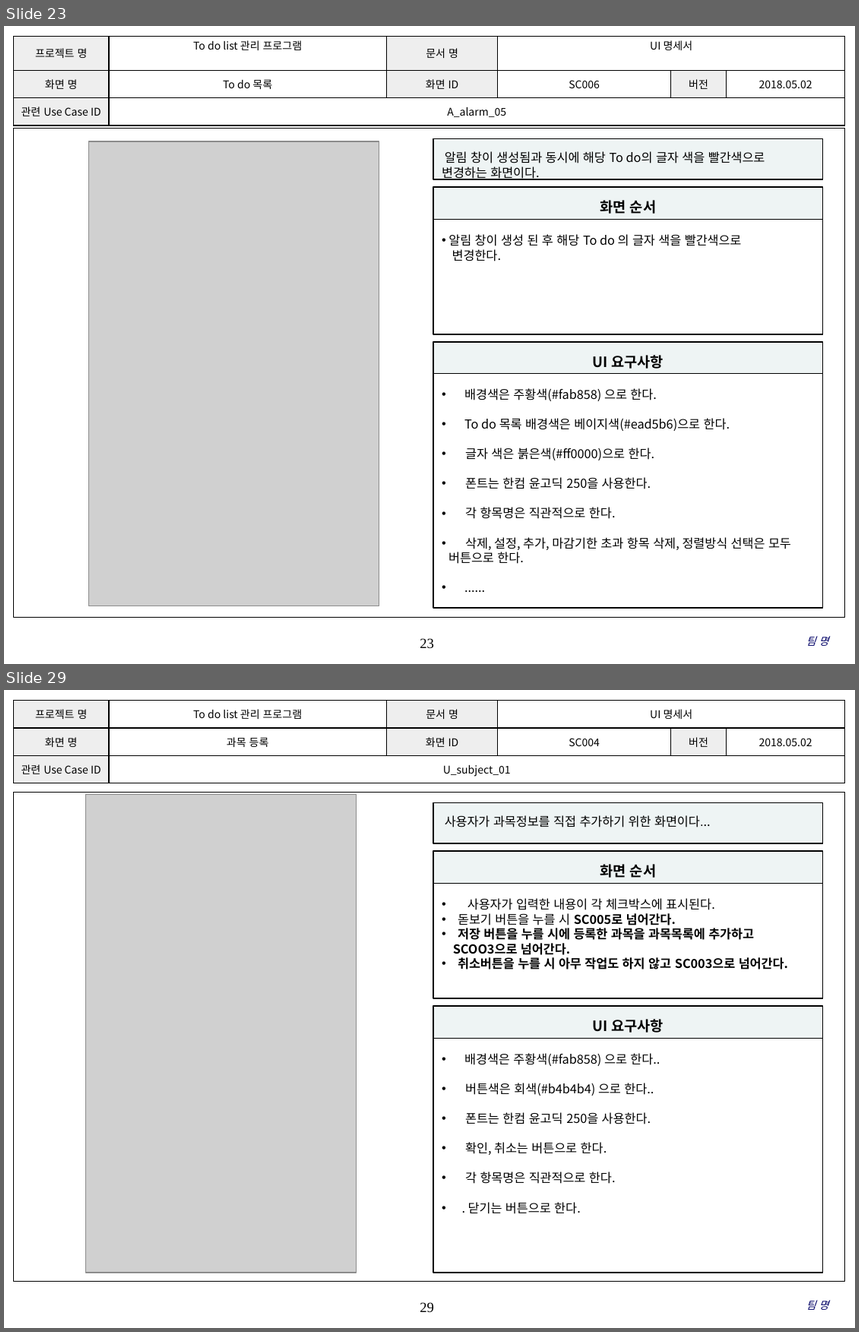
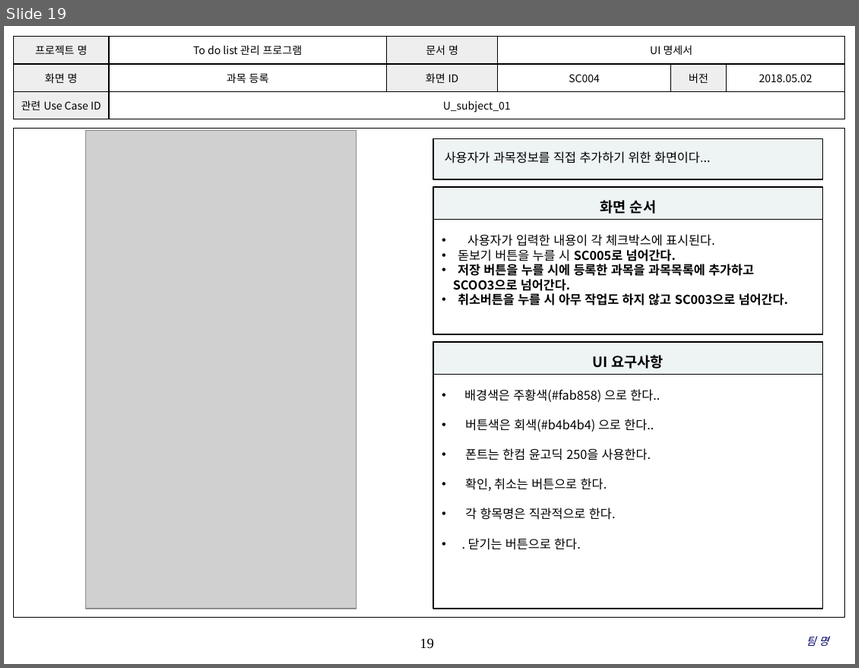
Before and after one commit to SMU-SE-Admin/18-1_5_COSIGN_Doc, a slide deck: 03 설계/UI Design Template - Cosign V1.1.3.pptx. Shown one above the other, each under a label of ours: slides 23 and 29 before the commit, slide 19 after it; the slides between them are not shown. The pictures are 859x1332 and 859x668 pixels, drawn with LibreOffice and Linux fonts; fonts in the diff are those of the drawing; grey boxes stand for pictures; background and template pictures are left out. Boxes give left, top, right and bottom in pixels: in the first picture for what was removed or moved away, otherwise in the second. Text is boxed around its words. In the diff, an @@ line names an element or a change of style, - is before the commit and + after.

```diff
--- a/03 설계/UI Design Template - Cosign V1.1.3.pptx
+++ b/03 설계/UI Design Template - Cosign V1.1.3.pptx
@@ slide 23 removed at box(4, 26, 855, 664), background #FFFFFF; not listed: 2 template elements that a slide beside it also shows @@
@@ table removed at box(13, 36, 844, 120), 3 rows, 6 columns @@
-프로젝트 명 | To do list 관리 프로그램 | 문서 명 | UI 명세서 |  | 
-화면 명 | To do 목록 | 화면 ID | SC006 | 버전 | 2018.05.02
-관련 Use Case ID | A_alarm_05 |  |  |  | 
@@ rectangle removed at box(434, 138, 824, 180) @@
-알림 창이 생성됨과 동시에 해당 To do의 글자 색을 빨간색으로
-변경하는 화면이다.
@@ picture removed at box(88, 142, 379, 607) @@
@@ rectangle removed at box(434, 187, 824, 219) @@
-화면 순서
@@ rectangle removed at box(434, 219, 824, 334) @@
-• 알림 창이 생성 된 후 해당 To do 의 글자 색을 빨간색으로
-변경한다.
@@ rectangle removed at box(434, 342, 824, 374) @@
-UI 요구사항
@@ rectangle removed at box(434, 373, 824, 608) @@
-• 배경색은 주황색(#fab858) 으로 한다.
-• To do 목록 배경색은 베이지색(#ead5b6)으로 한다.
-• 글자 색은 붉은색(#ff0000)으로 한다.
-• 폰트는 한컴 윤고딕 250을 사용한다.
-• 각 항목명은 직관적으로 한다.
-• 삭제, 설정, 추가, 마감기한 초과 항목 삭제, 정렬방식 선택은 모두
-버튼으로 한다.
-• ......
@@ text removed at box(807, 637, 829, 646) @@
-팀 명
@@ what was slide 29 is now slide 19 @@
@@ page number at box(420, 639, 434, 649): text changed @@
-29
+19
```
Also in this commit, not shown: 6 slides changed, 9 other slides removed.
